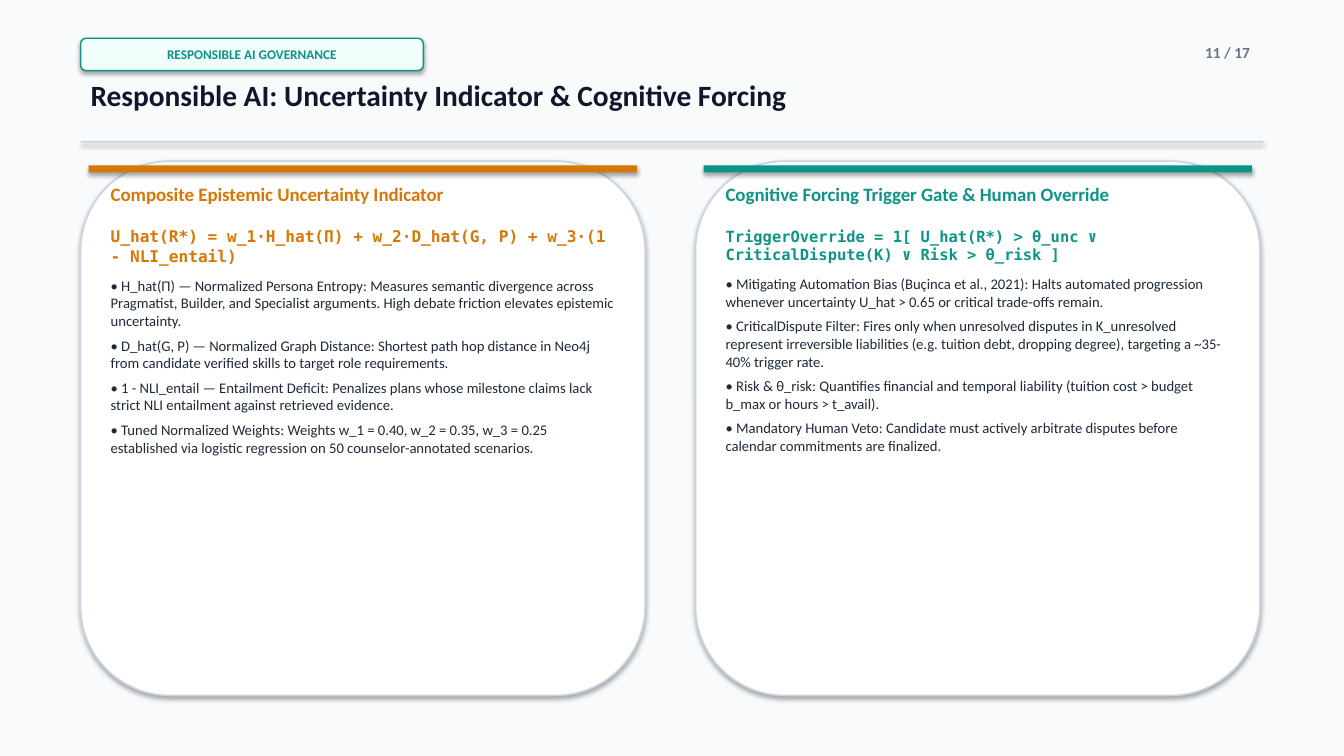
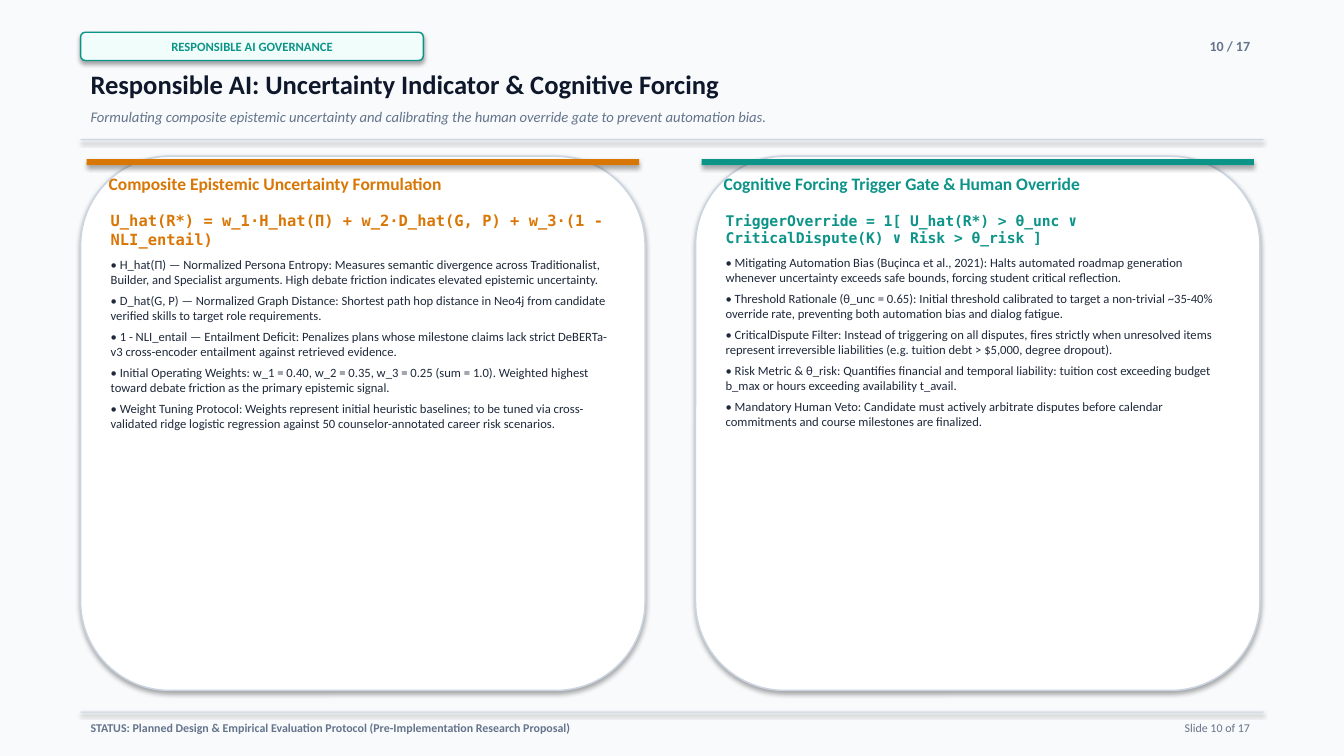
Before and after one commit to parth2024-tech/rai-project, a slide deck: slide 10 of Final_Presentation.pptx (slide 11 before the commit). Drawn at 1344x756 pixels with LibreOffice and Linux fonts; fonts in the diff are those of the drawing. Boxes give left, top, right and bottom in pixels: in the first picture for what was removed or moved away, otherwise in the second. Text is boxed around its words. In the diff, an @@ line names an element or a change of style, - is before the commit and + after.

Commit message:
feat(presentation): upgrade to defensible 17-slide deck with feature matrix, worked walkthrough, compute budget, and running status footers

```diff
--- a/Final_Presentation.pptx
+++ b/Final_Presentation.pptx
@@ rounded rectangle "RESPONSIBLE AI GOVERNANCE": place and size @@
-rounded rectangle "RESPONSIBLE AI GOVERNANCE" at bbox=[81, 38, 423, 71]
+rounded rectangle "RESPONSIBLE AI GOVERNANCE" at bbox=[81, 32, 423, 60]
@@ rounded rectangle "RESPONSIBLE AI GOVERNANCE" at bbox=[81, 32, 423, 60]: size 9.5 to 9 pt @@
@@ text at bbox=[1210, 42, 1250, 51]: text changed; size 11 to 10 pt @@
-11 / 17
+10 / 17
@@ text "Responsible AI: Uncertainty Indicator & ...": place and size @@
-text "Responsible AI: Uncertainty Indicator & ..." at bbox=[91, 85, 786, 111]
+text "Responsible AI: Uncertainty Indicator & ..." at bbox=[91, 75, 719, 99]
@@ text "Responsible AI: Uncertainty Indicator & ..." at bbox=[91, 75, 719, 99]: size 21 to 19 pt @@
@@ text added at bbox=[91, 112, 766, 125], 10.5 pt, text #64748B, italic @@
+Formulating composite epistemic uncertainty and calibrating the human override gate to prevent automation bias.
@@ rounded rectangle: place and size @@
-rounded rectangle at bbox=[696, 161, 1260, 696]
+rounded rectangle at bbox=[81, 156, 645, 691]
@@ rounded rectangle at bbox=[81, 156, 645, 691]: outline #CBD5E1 1.2 pt to #CBD5E1 1.1 pt @@
@@ rounded rectangle removed at bbox=[81, 161, 645, 696] @@
@@ rectangle: place and size @@
-rectangle at bbox=[89, 165, 637, 172]
+rectangle at bbox=[87, 159, 639, 165]
@@ text at bbox=[109, 176, 442, 193]: text changed; size 13.5 to 12.5 pt @@
-Composite Epistemic Uncertainty Indicator
+Composite Epistemic Uncertainty Formulation
@@ rounded rectangle added at bbox=[696, 156, 1260, 691], fill #FFFFFF, outline #CBD5E1 1.1 pt @@
@@ rectangle: place and size @@
-rectangle at bbox=[704, 165, 1252, 172]
+rectangle at bbox=[702, 159, 1254, 165]
@@ text "Cognitive Forcing Trigger Gate & ...": place and size @@
-text "Cognitive Forcing Trigger Gate & ..." at bbox=[726, 187, 1109, 205]
+text "Cognitive Forcing Trigger Gate & ..." at bbox=[724, 176, 1080, 193]
@@ text "Cognitive Forcing Trigger Gate & ..." at bbox=[724, 176, 1080, 193]: size 13.5 to 12.5 pt @@
@@ text "U_hat(R*) = w_1·H_hat(Π) + w_2·D_hat(G, ...": place and size @@
-text "U_hat(R*) = w_1·H_hat(Π) + w_2·D_hat(G, ..." at bbox=[111, 229, 614, 456]
+text "U_hat(R*) = w_1·H_hat(Π) + w_2·D_hat(G, ..." at bbox=[111, 214, 607, 430]
@@ text "TriggerOverride = 1[ U_hat(R*) > ...": place and size @@
-text "TriggerOverride = 1[ U_hat(R*) > ..." at bbox=[726, 229, 1221, 451]
+text "TriggerOverride = 1[ U_hat(R*) > ..." at bbox=[726, 214, 1213, 426]
@@ text at bbox=[111, 214, 605, 322]: size 11.5 to 11 pt in "U_hat(R*) = w_1·H_hat(Π) + w_2·D_hat(G, P) + ..."; size 10.5 to 9 pt in "• D_hat(G, P) — Normalized Graph Distance: ..."; less space between paragraphs @@
@@ text at bbox=[726, 214, 1060, 247]: size 11 to 10.5 pt in "TriggerOverride = 1[ U_hat(R*) > θ_unc ∨ ..."; less space between paragraphs @@
@@ text at bbox=[111, 260, 600, 286]: text changed; size 10.5 to 9 pt @@
-• H_hat(Π) — Normalized Persona Entropy: Measures semantic divergence across Pragmatist, Builder, and Specialist arguments. High debate friction elevates epistemic uncertainty.
+• H_hat(Π) — Normalized Persona Entropy: Measures semantic divergence across Traditionalist, Builder, and Specialist arguments. High debate friction indicates elevated epistemic uncertainty.
@@ text at bbox=[726, 258, 1213, 426]: text changed; size 10.5 to 9 pt @@
-• Mitigating Automation Bias (Buçinca et al., 2021): Halts automated progression whenever uncertainty U_hat > 0.65 or critical trade-offs remain.
-• CriticalDispute Filter: Fires only when unresolved disputes in K_unresolved represent irreversible liabilities (e.g. tuition debt, dropping degree), targeting a ~35-40% trigger rate.
-• Risk & θ_risk: Quantifies financial and temporal liability (tuition cost > budget b_max or hours > t_avail).
-• Mandatory Human Veto: Candidate must actively arbitrate disputes before calendar commitments are finalized.
+• Mitigating Automation Bias (Buçinca et al., 2021): Halts automated roadmap generation whenever uncertainty exceeds safe bounds, forcing student critical reflection.
+• Threshold Rationale (θ_unc = 0.65): Initial threshold calibrated to target a non-trivial ~35-40% override rate, preventing both automation bias and dialog fatigue.
+• CriticalDispute Filter: Instead of triggering on all disputes, fires strictly when unresolved items represent irreversible liabilities (e.g. tuition debt > $5,000, degree dropout).
+• Risk Metric & θ_risk: Quantifies financial and temporal liability: tuition cost exceeding budget b_max or hours exceeding availability t_avail.
+• Mandatory Human Veto: Candidate must actively arbitrate disputes before calendar commitments and course milestones are finalized.
@@ text at bbox=[111, 332, 607, 430]: text changed; size 10.5 to 9 pt @@
-• 1 - NLI_entail — Entailment Deficit: Penalizes plans whose milestone claims lack strict NLI entailment against retrieved evidence.
-• Tuned Normalized Weights: Weights w_1 = 0.40, w_2 = 0.35, w_3 = 0.25 established via logistic regression on 50 counselor-annotated scenarios.
+• 1 - NLI_entail — Entailment Deficit: Penalizes plans whose milestone claims lack strict DeBERTa-v3 cross-encoder entailment against retrieved evidence.
+• Initial Operating Weights: w_1 = 0.40, w_2 = 0.35, w_3 = 0.25 (sum = 1.0). Weighted highest toward debate friction as the primary epistemic signal.
+• Weight Tuning Protocol: Weights represent initial heuristic baselines; to be tuned via cross-validated ridge logistic regression against 50 counselor-annotated career risk scenarios.
@@ rectangle added at bbox=[81, 712, 1263, 713], fill #CBD5E1 @@
@@ text added at bbox=[91, 723, 570, 734], 8.5 pt, text #64748B, bold @@
+STATUS: Planned Design & Empirical Evaluation Protocol (Pre-Implementation Research Proposal)
@@ text added at bbox=[1185, 724, 1250, 732], 8.5 pt, text #64748B @@
+Slide 10 of 17
```
Also in this commit, not shown: 5 other slides changed, 11 slides added, 11 slides removed, 4 other files.
